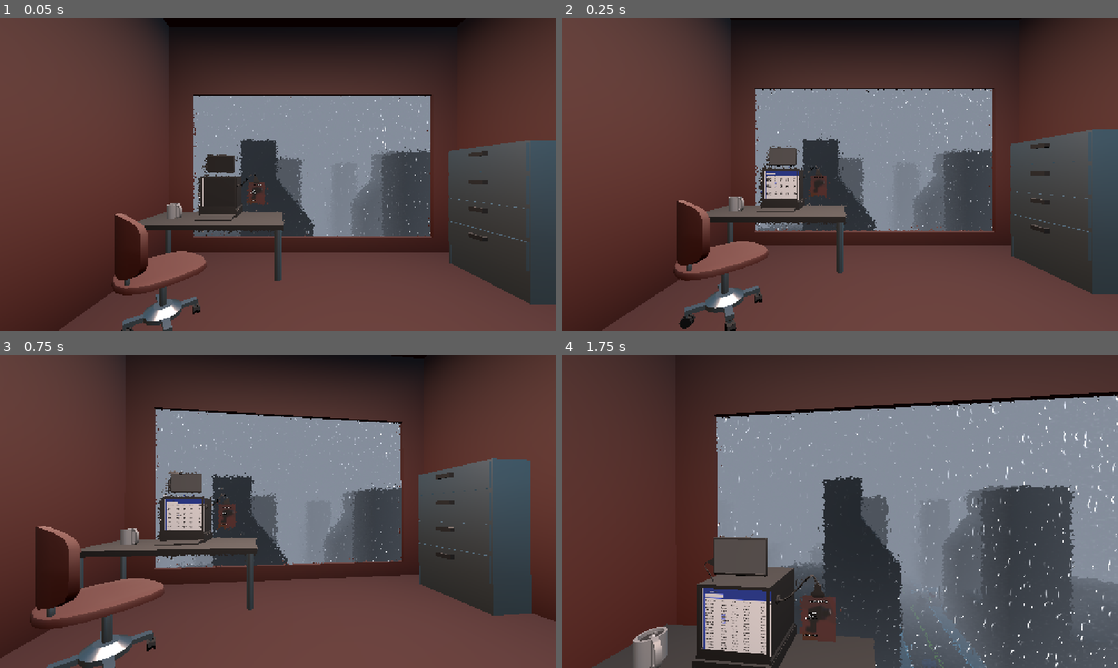
Above: before the commit, frames 1-4 (two rows, left to right).
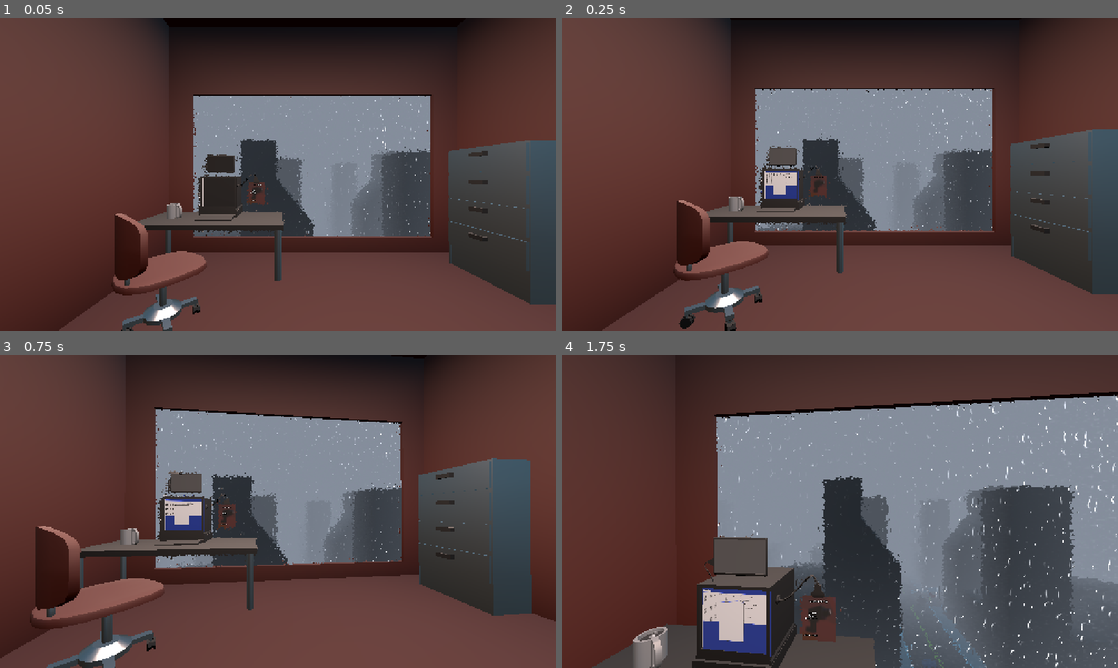
Above: after the commit, the same moments.

Repository: Ciph3rzer0/brackeys-2026.2-trust-no-one
Game: Godot game, scene res://scenes/city.tscn
Two runs of this game, one before a commit and one after it. Both use one fixed random seed, a clock stepped at 60 frames per second and the inputs below.
Inputs (mouse positions are in pixels of both pictures, inside the frame that each line leads up to):
- Up to frame 1 (0.05 s): no input
- Up to frame 2 (0.25 s): no input
- Up to frame 3 (0.75 s): move the mouse to (305, 511) at 0.52 s; hold W from 0.53 s (still down); hold Ctrl from 0.53 s (still down); click (305, 511) at 0.67 s
- Up to frame 4 (1.75 s): keep holding W; tap Space at 0.77, 1.52 s; move the mouse to (812, 511) at 1.27 s; release Ctrl at 1.28 s; tap Shift at 1.35 s

Frame 1 is identical in both runs. In frame 2, 0.3% of the frame differs, in the area x 36-43%, y 47-59%; in frame 3, 0.3%; in frame 4, 1.2%, in the area x 25-38%, y 74-97%.

Commit message:
refactor: position computer monitor

Diff:
--- a/scenes/city.tscn
+++ b/scenes/city.tscn
@@ -127,7 +127,7 @@
 surface_material_override/0 = SubResource("ShaderMaterial_f7b0s")
 
 [node name="ComputerScreen" type="MeshInstance3D" parent="Office" unique_id=1861852960]
-transform = Transform3D(-0.14204764, 0, 0, 0, 0.14204764, 0, 0, 0, -0.14204764, 3.7677896, 2.2150154, 2.0289497)
+transform = Transform3D(-0.14204764, 0, 0, 0, 0.14204764, 0, 0, 0, -0.14204764, 3.7699718, 2.2150154, 2.0289497)
 mesh = SubResource("QuadMesh_32ncx")
 surface_material_override/0 = SubResource("StandardMaterial3D_hlin5")
 
@@ -4308,6 +4308,10 @@
 surface_material_override/0 = SubResource("StandardMaterial3D_07bxp")
 
 [node name="ComputerMonitor" type="SubViewport" parent="ComputerScreenRenders" unique_id=8867527]
+physics_object_picking = true
+physics_object_picking_sort = true
+physics_object_picking_first_only = true
+size = Vector2i(1280, 1200)
 
 [node name="ComputerScreenUI" parent="ComputerScreenRenders/ComputerMonitor" unique_id=694152180 instance=ExtResource("12_q8eg3")]
 
